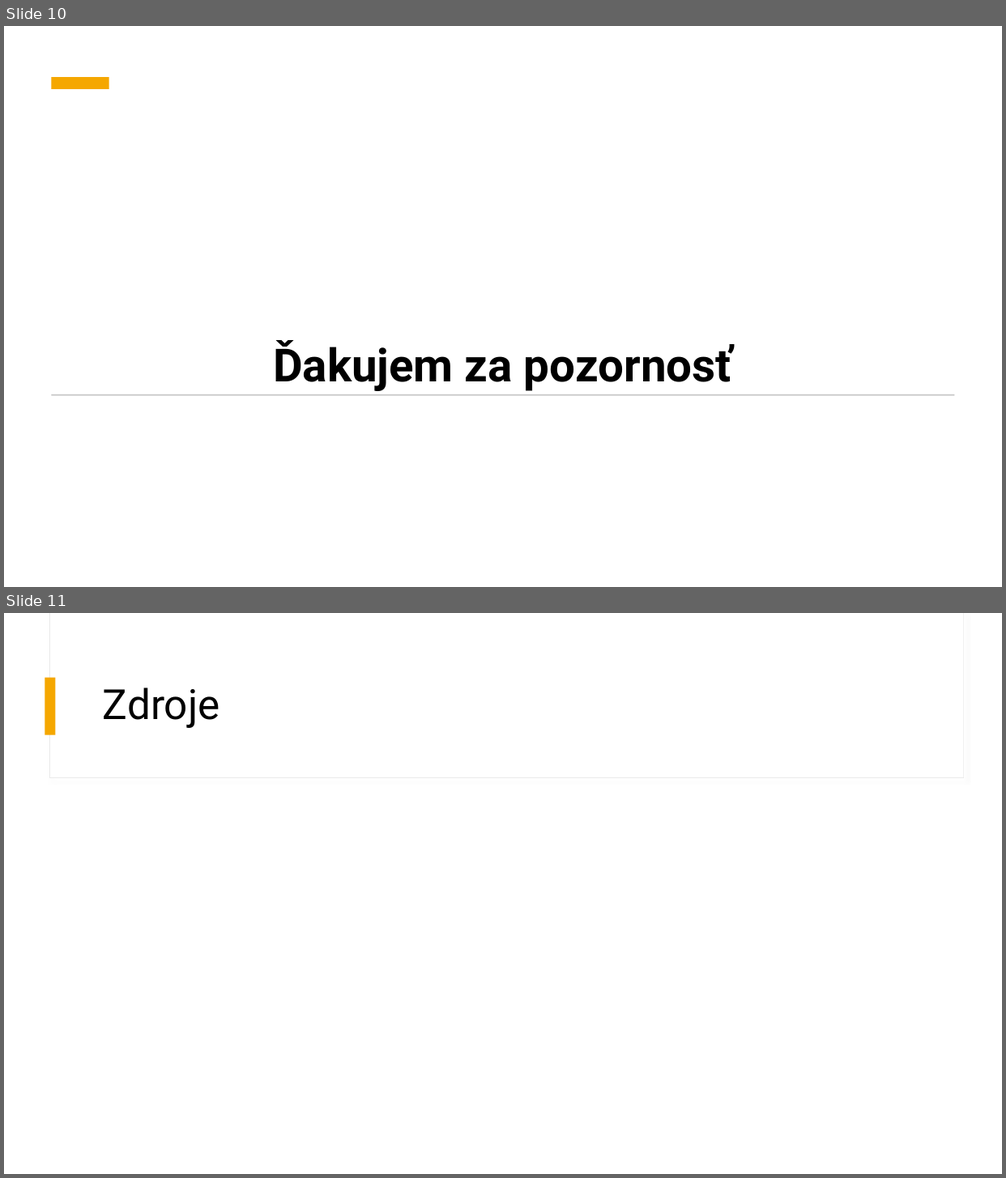
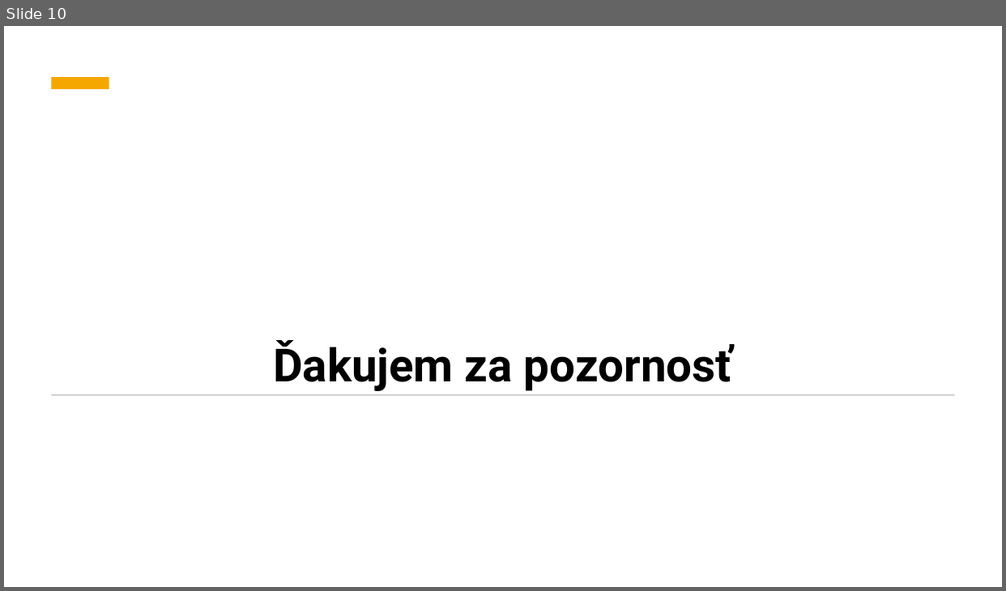
Before and after one commit to MatejLuzak/Identification-of-Patterns-of-Stock-Market-Volatility-in-the-USA-China-and-Europe-Using-AI-Methods, a slide deck: Identifikácia vzorov v časových radoch pre komparáciu volatility.pptx. Shown one above the other, each under a label of ours: slides 10 and 11 before the commit, slide 10 after it. The pictures are 1006x1178 and 1006x591 pixels, drawn with LibreOffice and Linux fonts; fonts in the diff are those of the drawing. Boxes give left, top, right and bottom in pixels: in the first picture for what was removed or moved away, otherwise in the second. Text is boxed around its words. In the diff, an @@ line names an element or a change of style, - is before the commit and + after.

```diff
--- a/Identifikácia vzorov v časových radoch pre komparáciu volatility.pptx
+++ b/Identifikácia vzorov v časových radoch pre komparáciu volatility.pptx
@@ slide 11 removed at [4,613,1002,1174], background #FFFFFF @@
@@ rectangle removed at [49,613,964,778] @@
@@ rectangle removed at [50,613,964,777] @@
@@ rectangle removed at [45,677,56,735] @@
@@ title removed at [103,688,220,728] @@
-Zdroje
```
Also in this commit, not shown: 7 slides changed, 1 other file.
